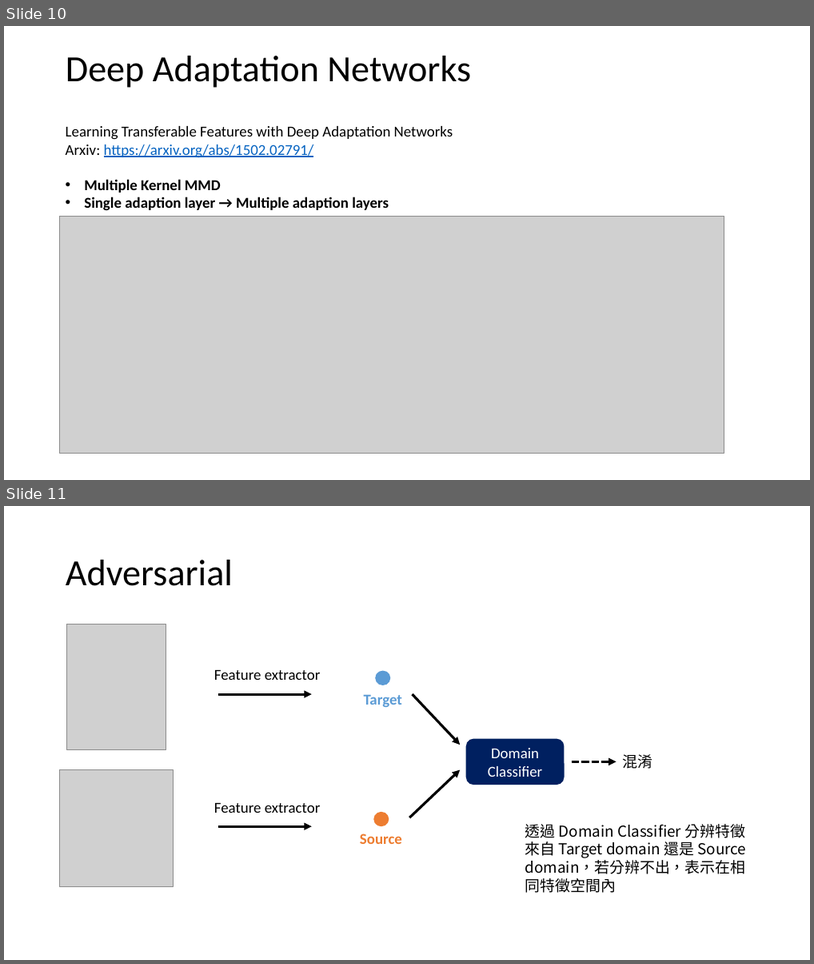
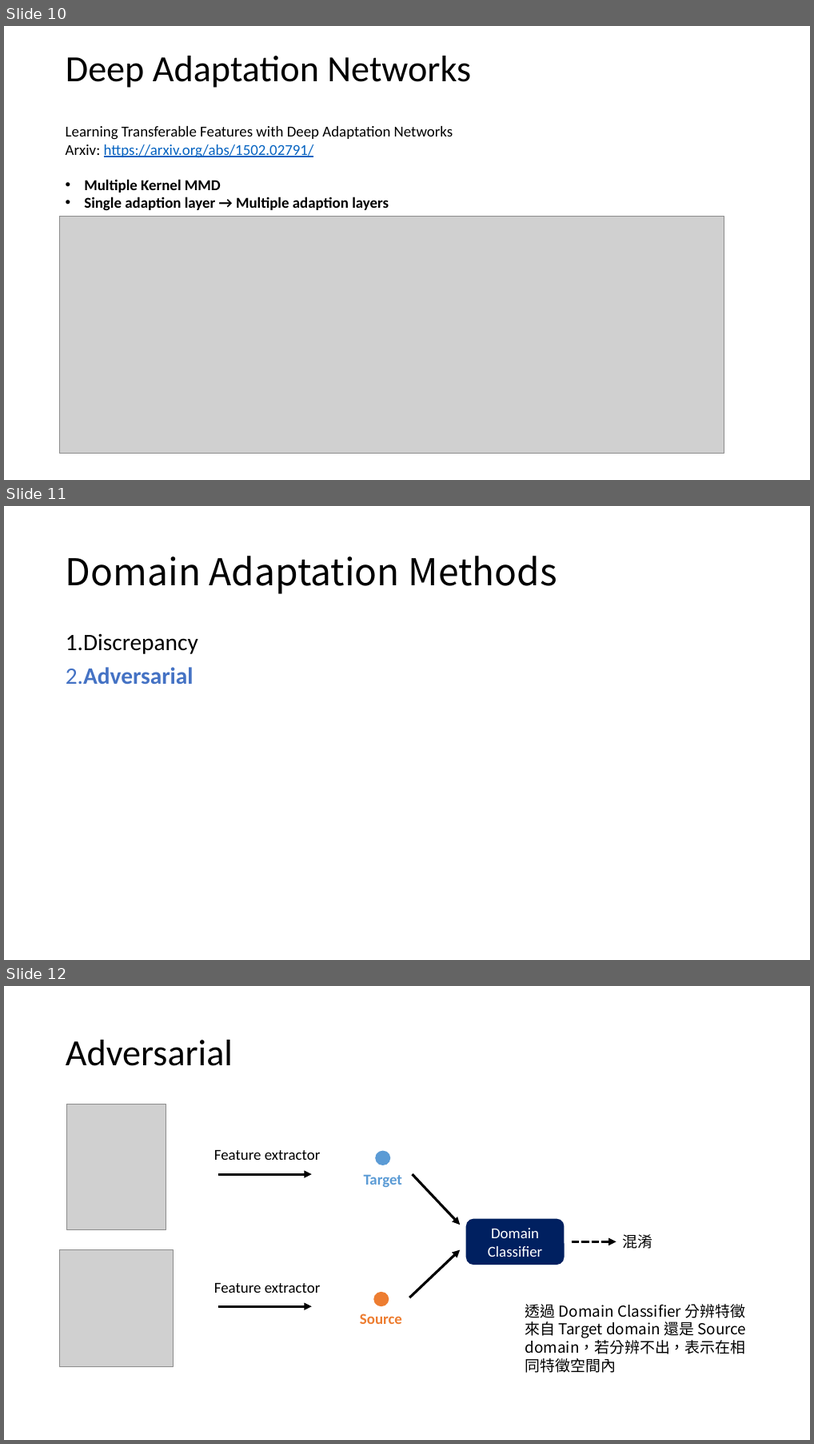
Before and after one commit to alicebook12220/yolov4_python, a slide deck: DA.pptx. Shown one above the other, each under a label of ours: slides 10 and 11 before the commit, slides 10, 11 and 12 after it. The pictures are 814x964 and 814x1444 pixels, drawn with LibreOffice and Linux fonts; fonts in the diff are those of the drawing; grey boxes stand for pictures. Boxes give left, top, right and bottom in pixels: in the first picture for what was removed or moved away, otherwise in the second. Text is boxed around its words. In the diff, an @@ line names an element or a change of style, - is before the commit and + after.

```diff
--- a/DA.pptx
+++ b/DA.pptx
@@ slide 11 added at <box>4,506,810,960</box>, background #FFFFFF @@
@@ title added at <box>66,556,558,594</box>, 44 pt, text #000000 @@
+Domain Adaptation Methods
@@ text added at <box>66,633,198,684</box>, 28 pt, text #000000 @@
+1.Discrepancy
+2.Adversarial
@@ what was slide 11 is now slide 12 @@
```
Also in this commit, not shown: 13 slides changed, 3 other slides added.
